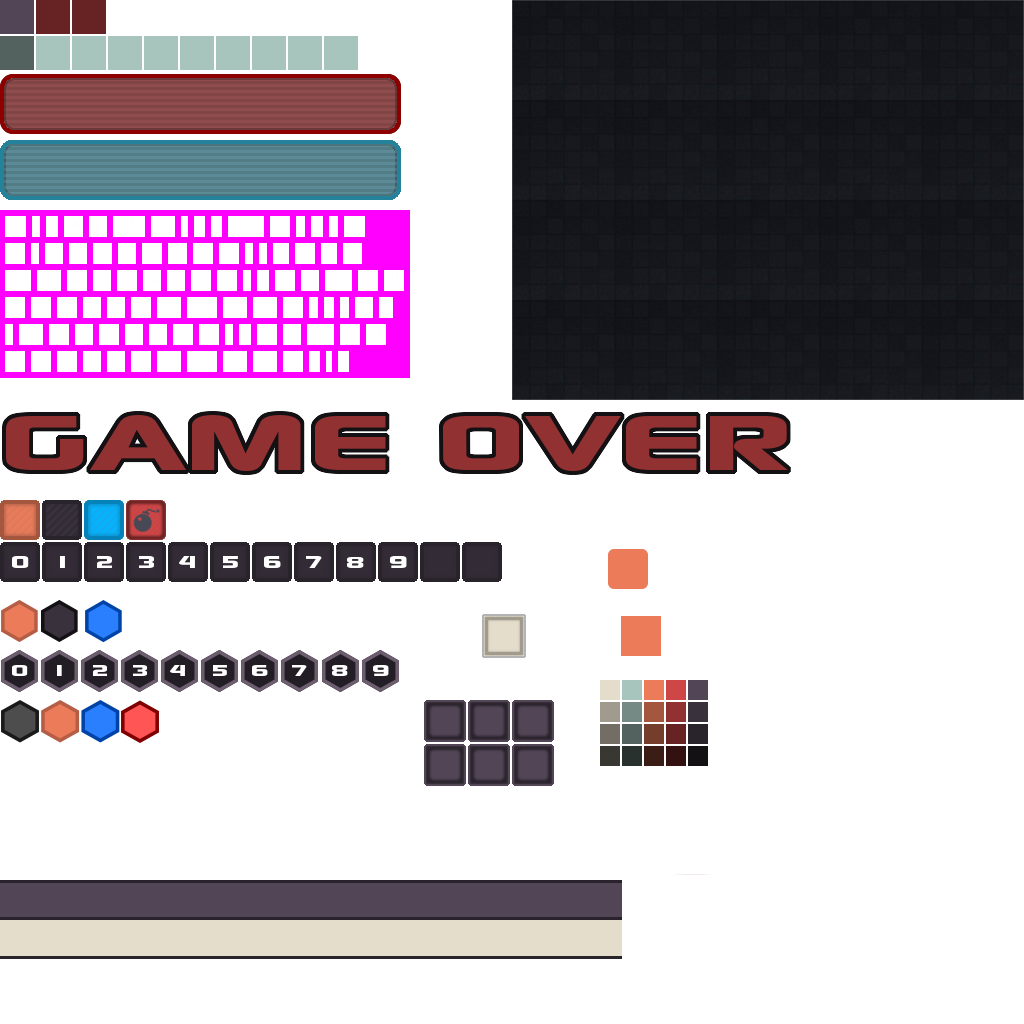
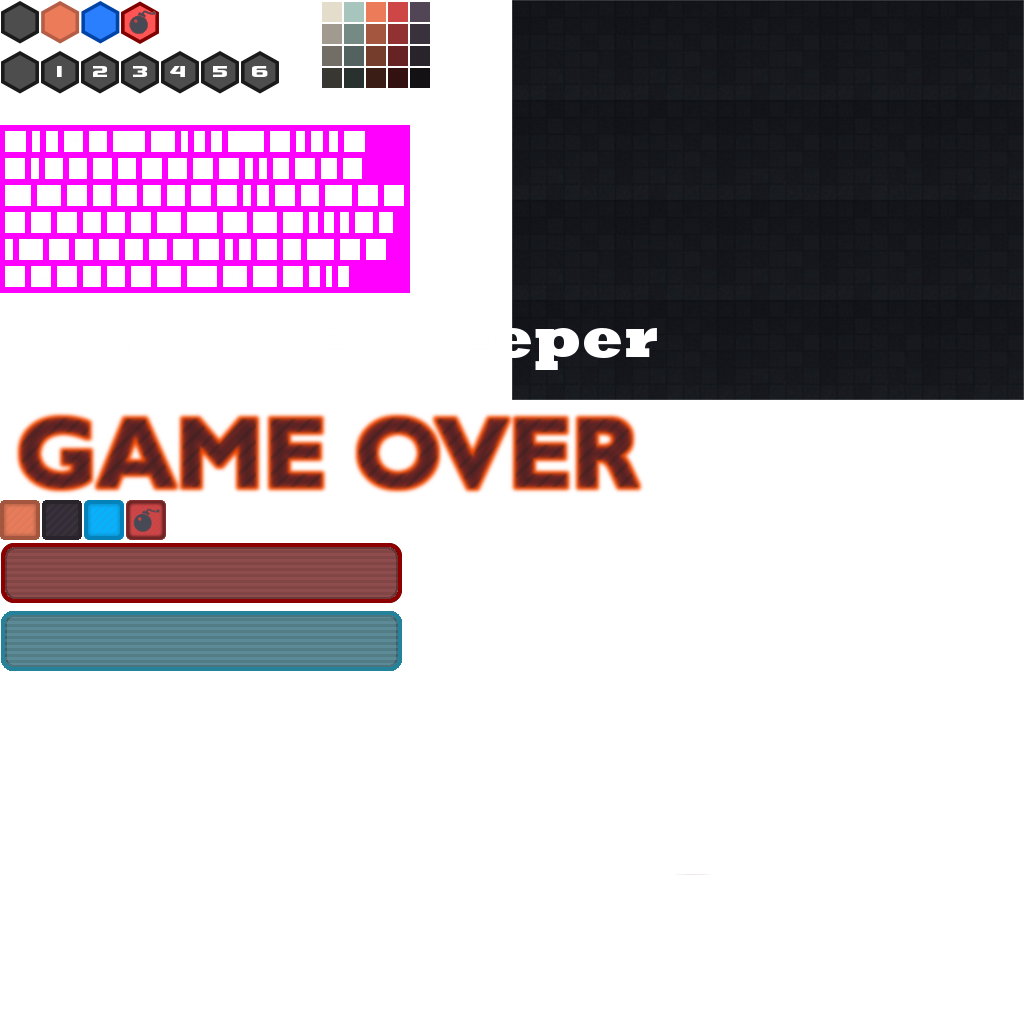
The second (1024, 1024) image is a revision of the first. Changes to its layers:
added layer "Ebene #4" (25%) above "Ebene #3" over (x1=20, y1=417, x2=639, y2=490)
added layer "Ebene #3" (30%) above "Ebene #9" over (x1=21, y1=418, x2=634, y2=488)
added layer "Ebene #9" above "Ebene #8" over (x1=16, y1=413, x2=642, y2=493)
added layer "Ebene #10" above "GAME OVER" over (x1=13, y1=411, x2=646, y2=495)
added layer "HEX Minesweeper" above "0123456789" over (x1=2, y1=316, x2=657, y2=370)
painted on "0123456789" over (x1=12, y1=66, x2=389, y2=676)
added layer "Ebene #2" above "Ebene #7" over (x1=129, y1=10, x2=156, y2=34)
painted on "Ebene #1" over (x1=0, y1=0, x2=791, y2=959)
painted on "Zwischenablage" over (x1=1, y1=599, x2=402, y2=743)
